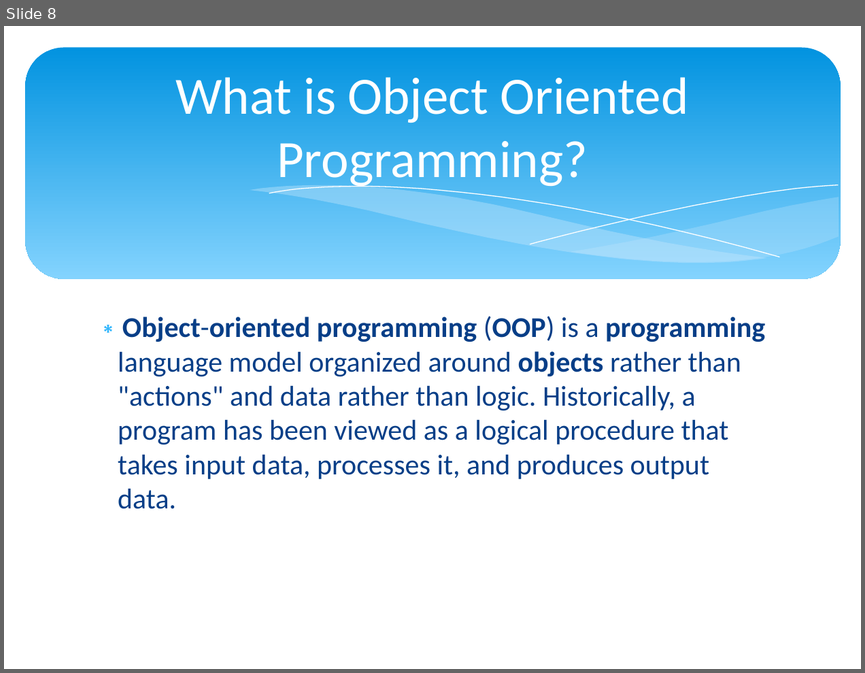
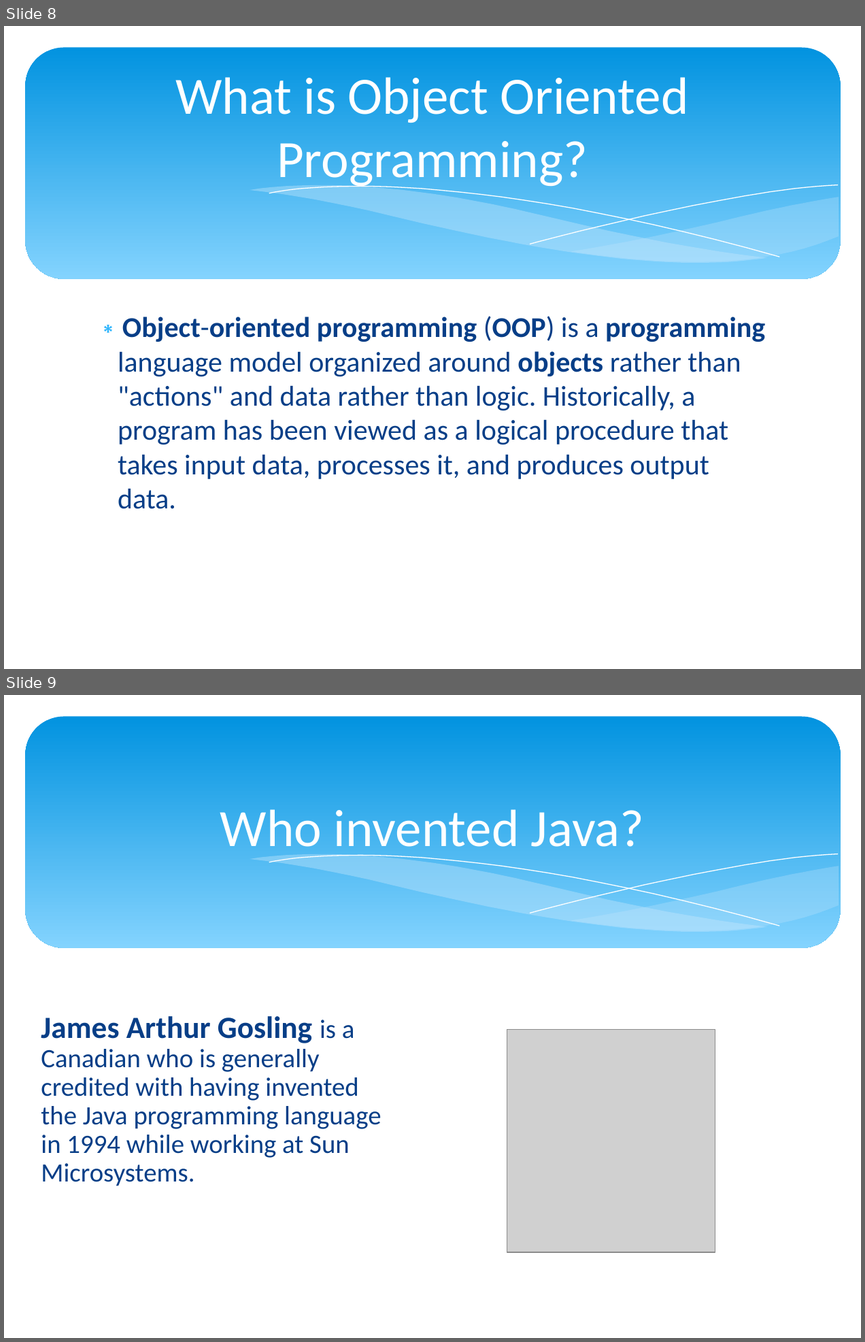
Before and after one commit to tariqahsan/JavaTraining-1, a slide deck: documents/Introduction to Java Programming.ppt. Shown one above the other, each under a label of ours: slide 8 before the commit, slides 8 and 9 after it. The pictures are 865x673 and 865x1342 pixels, drawn with LibreOffice and Linux fonts; fonts in the diff are those of the drawing; grey boxes stand for pictures. Boxes give left, top, right and bottom in pixels: in the first picture for what was removed or moved away, otherwise in the second. Text is boxed around its words. In the diff, an @@ line names an element or a change of style, - is before the commit and + after.

```diff
--- a/documents/Introduction to Java Programming.ppt
+++ b/documents/Introduction to Java Programming.ppt
@@ slide 9 added at (4,695,861,1338), background #FFFFFF; not listed: 5 template elements that a slide beside it also shows @@
@@ title added at (220,809,644,858), 44 pt, text #FFFFFF @@
+Who invented Java?
@@ text added at (41,1016,381,1186), 22.2 pt, text #073E87 @@
+James Arthur Gosling is a Canadian who is generally credited with having invented the Java programming language in 1994 while working at Sun Microsystems.
@@ picture added at (507,1029,715,1252) @@
@@ slide 8 changed as well @@
@@ outline redrawn in 3 elements at (249,185,766,263), (530,184,838,244), (269,186,779,257) @@
```
Also in this commit, not shown: 65 other slides changed.
